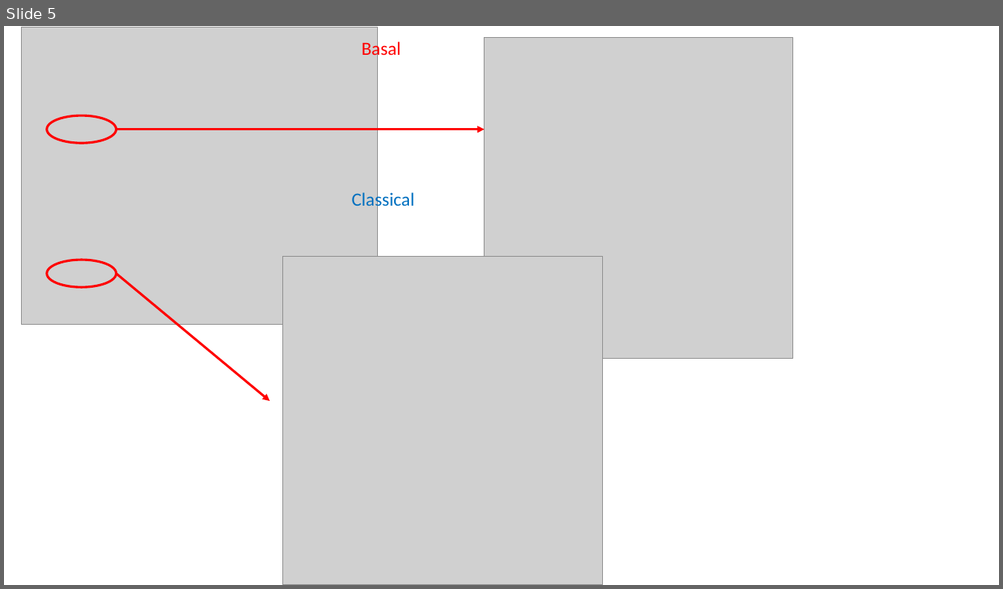
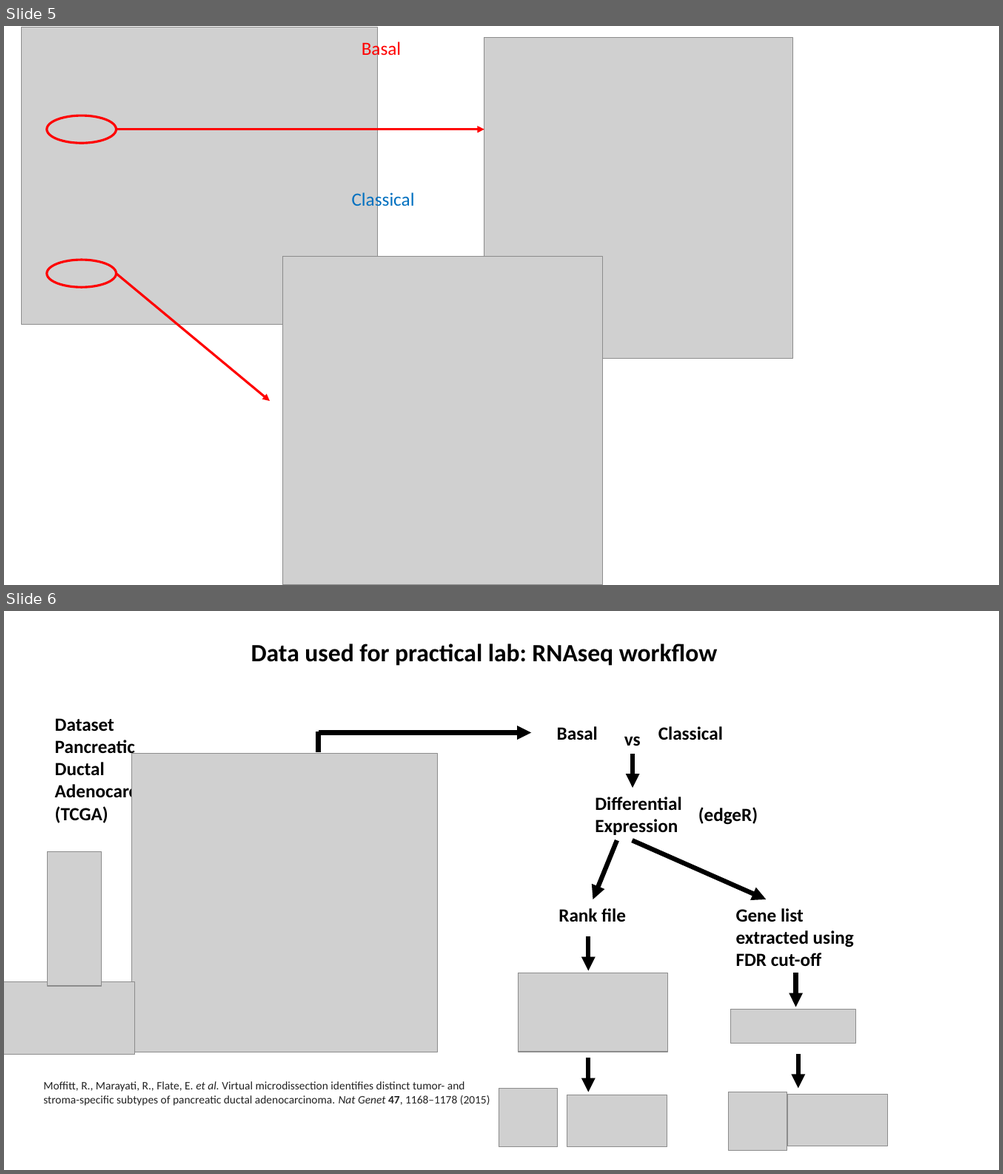
Before and after one commit to jq-11/CBW_Pathways_2024_Copy, a slide deck: Module2/gsea/images/calculate_score_figure.pptx. Shown one above the other, each under a label of ours: slide 5 before the commit, slides 5 and 6 after it. The pictures are 1003x589 and 1003x1174 pixels, drawn with LibreOffice and Linux fonts; fonts in the diff are those of the drawing; grey boxes stand for pictures. Boxes give left, top, right and bottom in pixels: in the first picture for what was removed or moved away, otherwise in the second. Text is boxed around its words. In the diff, an @@ line names an element or a change of style, - is before the commit and + after.

```diff
--- a/Module2/gsea/images/calculate_score_figure.pptx
+++ b/Module2/gsea/images/calculate_score_figure.pptx
@@ slide 6 added at bbox=[4, 611, 999, 1170], background #FFFFFF @@
@@ text added at bbox=[251, 644, 717, 666], 24 pt, text #000000, bold @@
+Data used for practical lab: RNAseq workflow
@@ text added at bbox=[55, 718, 186, 823], 18 pt, text #000000, bold @@
+Dataset
+Pancreatic
+Ductal
+Adenocarcinoma
+(TCGA)
@@ line added from (318, 731) to (318, 753), #000000 4.5 pt @@
@@ arrow added from (318, 732) to (532, 732), #000000 4.5 pt @@
@@ text added at bbox=[557, 726, 597, 740], 18 pt, text #000000, bold @@
+Basal
@@ text added at bbox=[624, 736, 640, 746], 18 pt, text #000000, bold @@
+vs
@@ text added at bbox=[658, 726, 723, 741], 18 pt, text #000000, bold @@
+Classical
@@ picture added at bbox=[132, 754, 438, 1052] @@
@@ arrow added from (632, 754) to (632, 788), #000000 4.5 pt @@
@@ text added at bbox=[595, 797, 681, 835], 18 pt, text #000000, bold @@
+Differential
+Expression
@@ text added at bbox=[698, 807, 757, 825], 18 pt, text #000000, bold @@
+(edgeR)
@@ picture added at bbox=[47, 852, 102, 986] @@
@@ arrow added from (617, 841) to (593, 900), #000000 4.5 pt @@
@@ arrow added from (632, 841) to (765, 900), #000000 4.5 pt @@
@@ text added at bbox=[558, 908, 626, 922], 18 pt, text #000000, bold @@
+Rank file
@@ text added at bbox=[736, 908, 854, 967], 18 pt, text #000000, bold @@
+Gene list
+extracted using
+FDR cut-off
@@ arrow added from (588, 937) to (588, 971), #000000 4.5 pt @@
@@ picture added at bbox=[4, 982, 135, 1054] @@
@@ picture added at bbox=[518, 973, 668, 1052] @@
@@ arrow added from (796, 973) to (796, 1007), #000000 4.5 pt @@
@@ picture added at bbox=[731, 1009, 855, 1043] @@
@@ arrow added from (798, 1054) to (798, 1088), #000000 4.5 pt @@
@@ arrow added from (588, 1059) to (588, 1092), #000000 4.5 pt @@
@@ text added at bbox=[43, 1082, 490, 1106], 11 pt, text #222222 @@
+Moffitt, R., Marayati, R., Flate, E. et al. Virtual microdissection identifies distinct tumor- and
+stroma-specific subtypes of pancreatic ductal adenocarcinoma. Nat Genet 47, 1168–1178 (2015)
@@ picture added at bbox=[498, 1088, 558, 1147] @@
@@ picture added at bbox=[566, 1096, 666, 1147] @@
@@ picture added at bbox=[728, 1092, 788, 1151] @@
@@ picture added at bbox=[788, 1094, 888, 1146] @@
```
Also in this commit, not shown: 1 other slide added, 16 other files.
